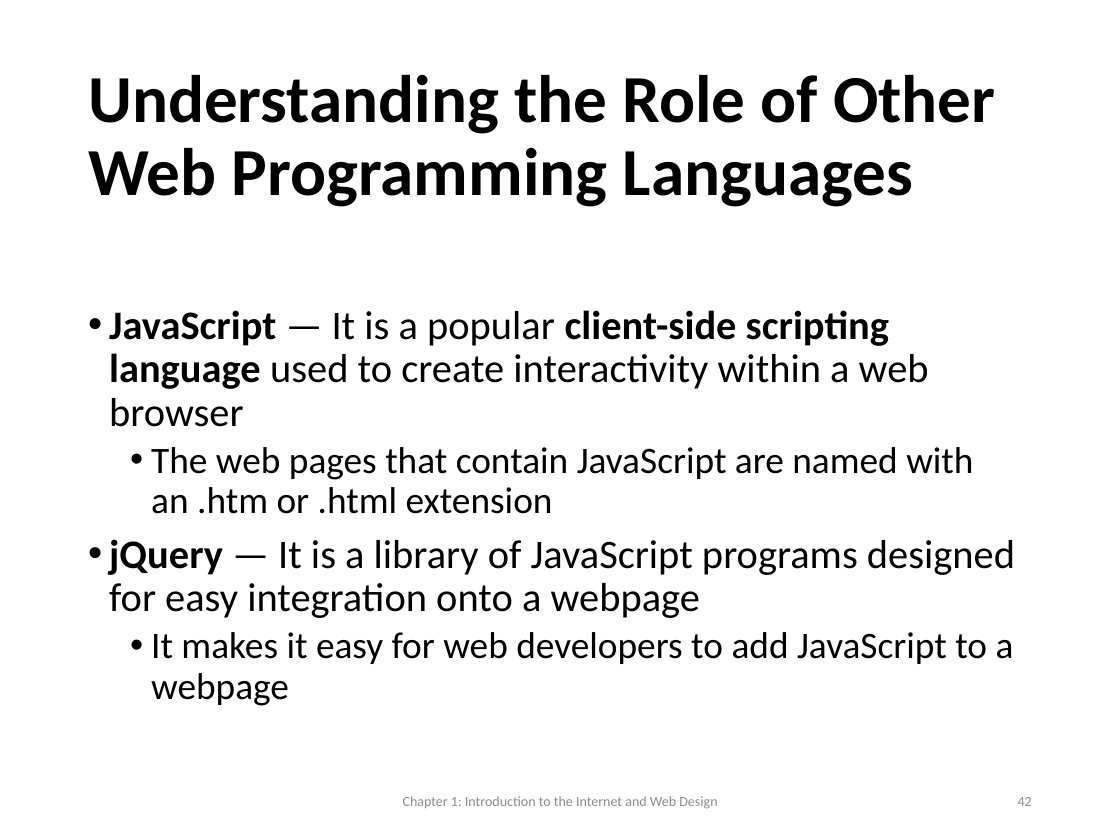
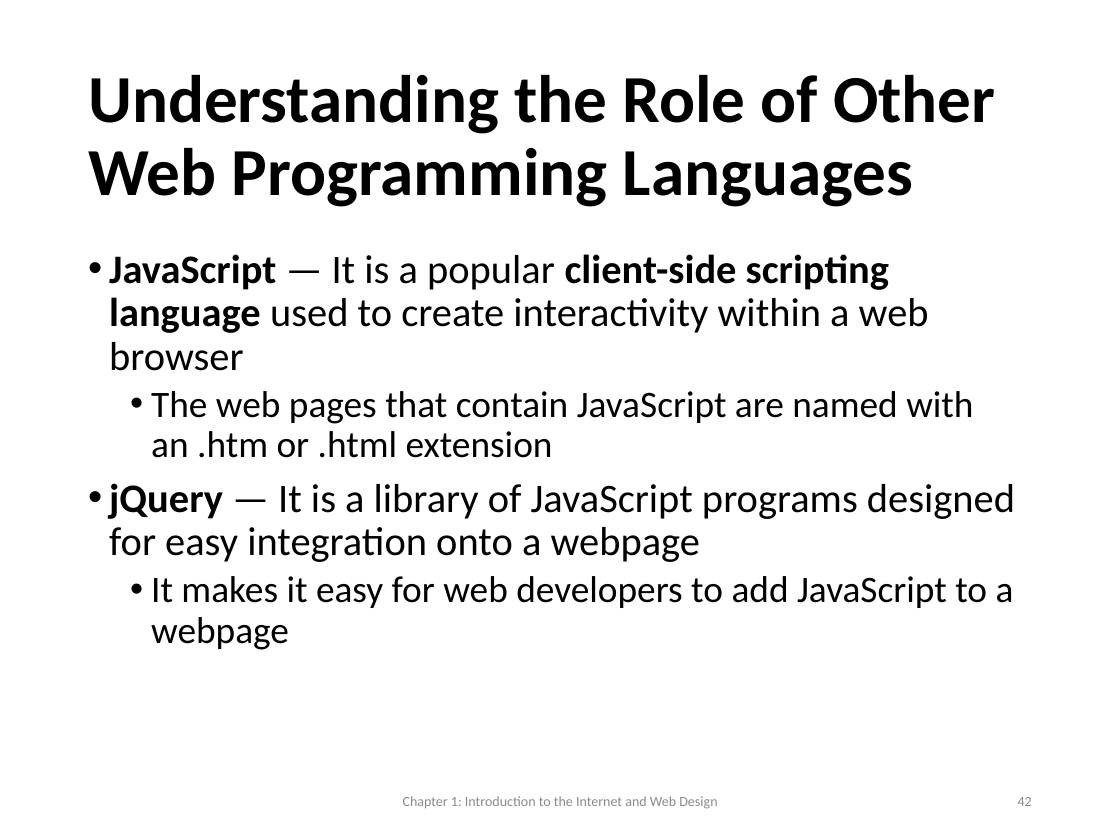
Before and after one commit to shyed2001/Utsho, a slide deck: slide 42 of WPDD202/Chapter 01.pptx. Drawn at 1120x840 pixels with LibreOffice and Linux fonts; fonts in the diff are those of the drawing; background and template pictures are left out. Boxes give left, top, right and bottom in pixels: in the first picture for what was removed or moved away, otherwise in the second. Text is boxed around its words. In the diff, an @@ line names an element or a change of style, - is before the commit and + after.

```diff
--- a/WPDD202/Chapter 01.pptx
+++ b/WPDD202/Chapter 01.pptx
@@ text "JavaScript — It is a ...": place and size @@
-text "JavaScript — It is a ..." at bbox=[109, 310, 1015, 706]
+text "JavaScript — It is a ..." at bbox=[109, 254, 1015, 650]
```
Also in this commit, not shown: 2 other slides changed, 8 other files.
